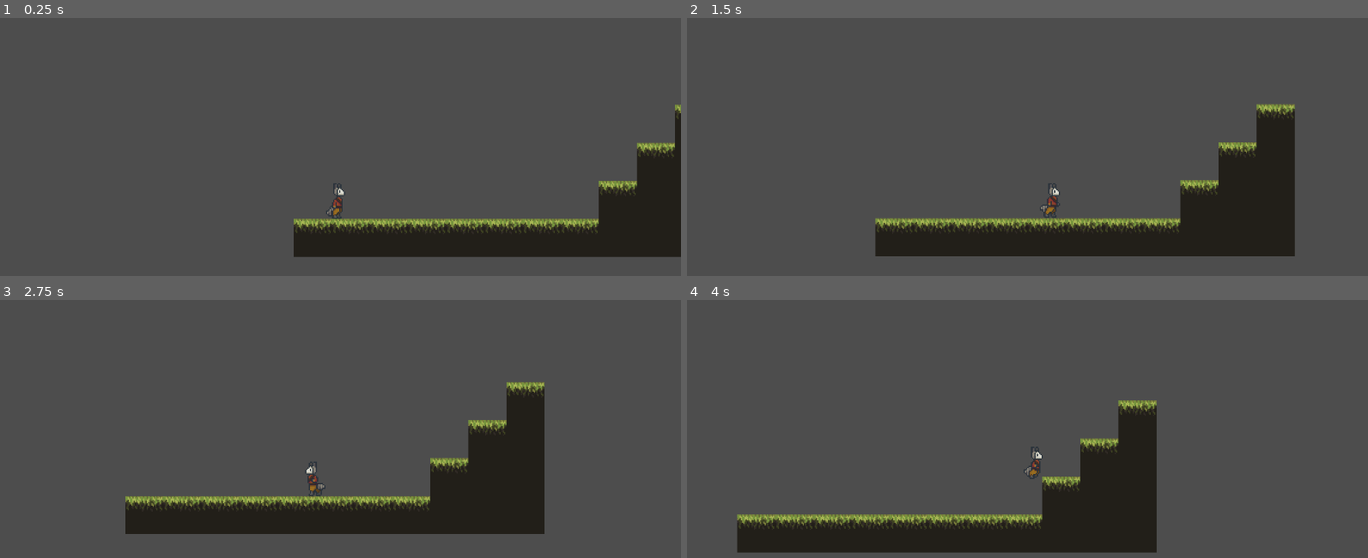
Above: before the commit, frames 1-4 (two rows, left to right).
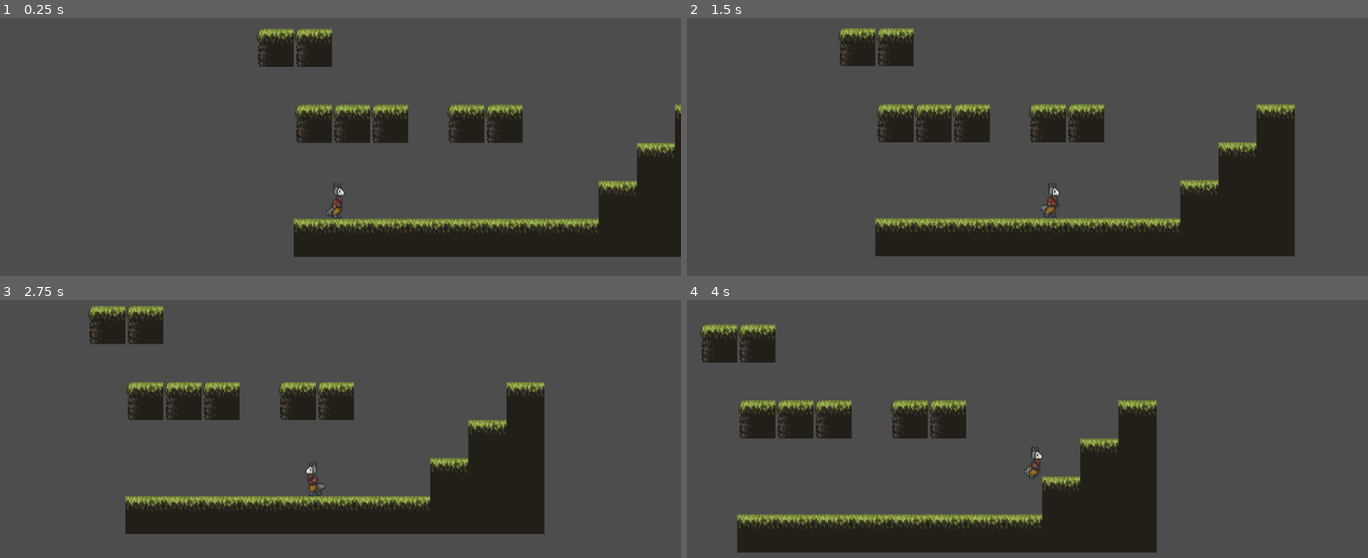
Above: after the commit, the same moments.

Repository: carolinalimaal/ego-ggj
Game: Godot game, scene res://scenes/fases/teste.tscn
Two runs of this game, one before a commit and one after it. Both use one fixed random seed, a clock stepped at 60 frames per second and the inputs below.
Inputs:
- Up to frame 1 (0.25 s): no input
- Up to frame 2 (1.5 s): hold D (Right) from 0.53 s (still down); tap Space (Jump) at 0.77 s
- Up to frame 3 (2.75 s): tap Space (Jump) at 1.52 s; release D (Right) at 2.03 s; hold A (Left) from 2.03 s (still down)
- Up to frame 4 (4 s): release A (Left) at 2.78 s; hold D (Right) from 2.78 s (still down); tap Space (Jump) at 3.02, 3.77 s

The runs differ from the first frame. In frame 1, 5.3% of the frame differs, in the area x 37-77%, y 3-49%; in frame 2, 5.2%; in frame 3, 5.2%; in frame 4, 5.3%.

Commit message:
feat: adicionado mais obstaculos

Diff:
--- a/global-game-jam/scenes/fases/teste.tscn
+++ b/global-game-jam/scenes/fases/teste.tscn
@@ -174,11 +174,11 @@
 physics_layer_0/collision_mask = 3
 sources/1 = SubResource("TileSetAtlasSource_htqbv")
 
-[node name="Teste" type="Node2D"]
+[node name="Teste" type="Node2D" unique_id=1719436306]
 
-[node name="TileMapLayer" type="TileMapLayer" parent="."]
-tile_map_data = PackedByteArray("AAAAAAAAAQABAAAAAAABAAAAAQA …(208 unchanged characters)… BAAAAAAAKAP3/AQABAAAAAAAIAP//AQABAAAAAAA=")
+[node name="TileMapLayer" type="TileMapLayer" parent="." unique_id=1154382361]
+tile_map_data = PackedByteArray("AAAAAAAAAQABAAAAAAABAAAAAQA …(208 unchanged characters)… BAAAAAAAKAP3/AQABAAAAAAAIAP//AQABAAAAAAAAAP3/AQAAAAAAAAABAP3/AQAAAAAAAAACAP3/AQAAAAAAAAAEAP3/AQAAAAAAAAAFAP3/AQAAAAAAAAAAAPv/AQAAAAAAAAD///v/AQAAAAAAAAA=")
 tile_set = SubResource("TileSet_okot0")
 
-[node name="Player" parent="." instance=ExtResource("2_htqbv")]
+[node name="Player" parent="." unique_id=513149867 instance=ExtResource("2_htqbv")]
 position = Vector2(37, -24)
Not shown: 1 places in global-game-jam/scenes/fases/teste.tscn that only renumber resources
